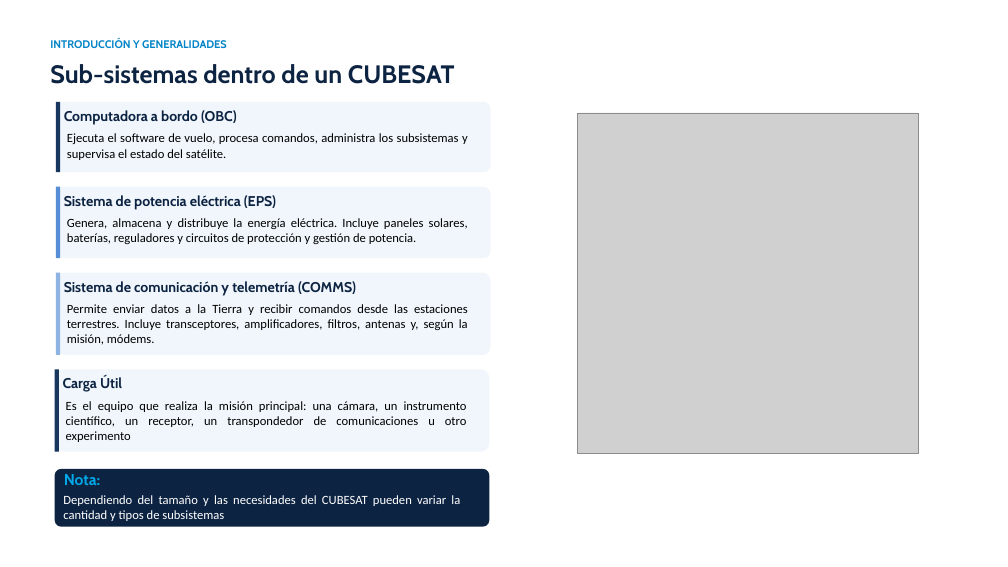
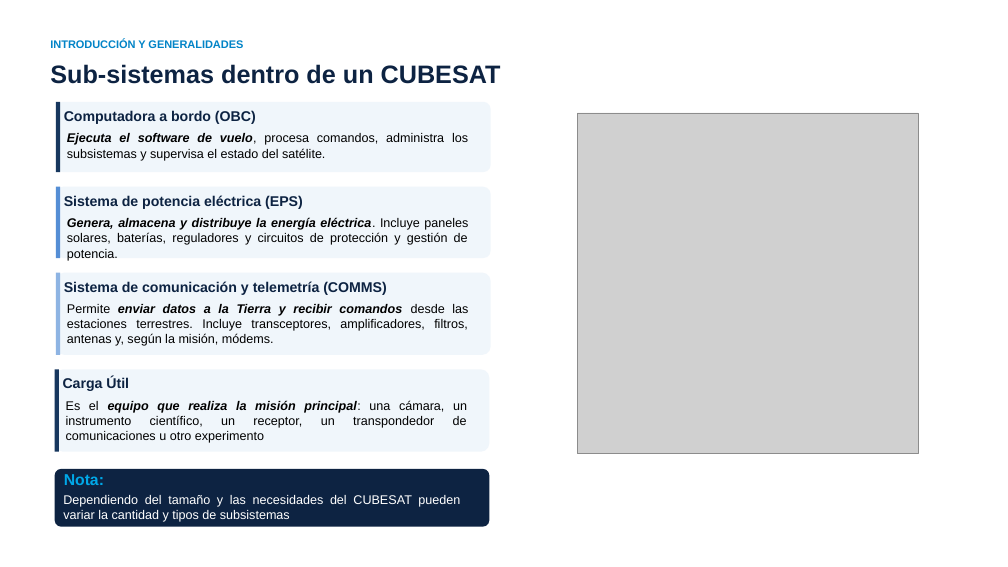
Before and after one commit to marian1911/CUBESAT_Transponder, a slide deck: slide 3 of PI/Presentacion/Presentación de Tesis - Transponder CubeSat.pptx. Drawn at 1008x567 pixels with LibreOffice and Linux fonts; fonts in the diff are those of the drawing; grey boxes stand for pictures. Boxes give left, top, right and bottom in pixels: in the first picture for what was removed or moved away, otherwise in the second. Text is boxed around its words. In the diff, an @@ line names an element or a change of style, - is before the commit and + after.

```diff
--- a/PI/Presentacion/Presentación de Tesis - Transponder CubeSat.pptx
+++ b/PI/Presentacion/Presentación de Tesis - Transponder CubeSat.pptx
@@ font Cabin to Arial in 7 elements at (50, 40, 243, 48), (64, 110, 256, 124), (64, 195, 303, 209), (64, 281, 386, 295), (63, 377, 129, 391), (64, 474, 104, 485), (50, 64, 501, 84) @@
@@ text "Ejecuta el software de vuelo, ..." at (67, 133, 468, 161): font Calibri to Arial; bold on, italic on in "Ejecuta el software de vuelo," @@
@@ text "Genera, almacena y distribuye la ..." at (67, 217, 468, 261): font Calibri to Arial; bold on, italic on in "Genera, almacena y distribuye la energía eléctrica." @@
@@ text "Permite enviar datos a la ..." at (67, 304, 468, 346): font Calibri to Arial; bold on, italic on in "enviar datos a la Tierra y recibir ..." @@
@@ text "Es el equipo que realiza ..." at (66, 400, 467, 443): font Calibri to Arial; bold on, italic on in "equipo que realiza la misión principal:" @@
@@ text "Dependiendo del tamaño y las ..." at (63, 495, 460, 522): font Calibri to Arial @@
```
Also in this commit, not shown: 31 other slides changed, 14 slides added, 4 slides removed, 16 other files.
